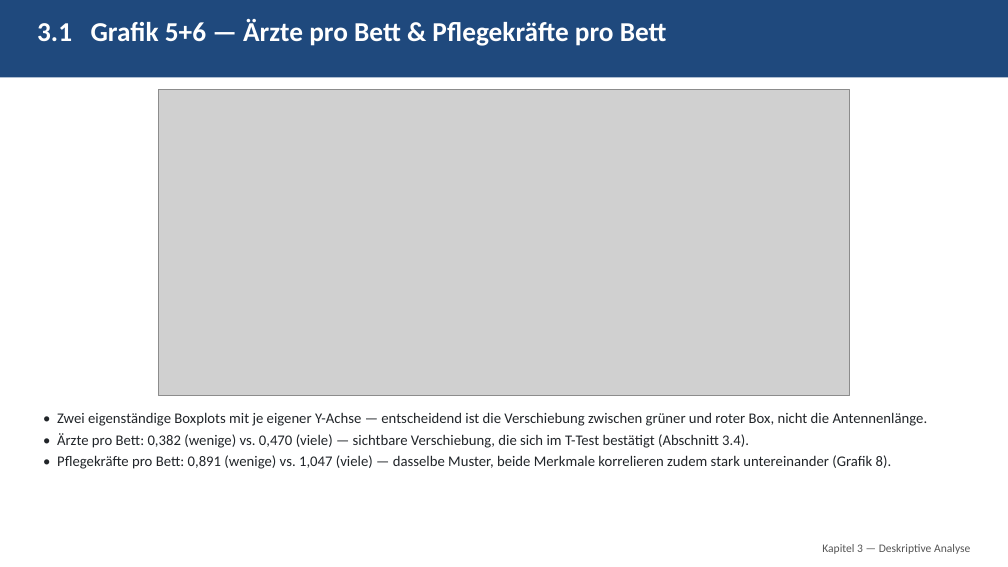
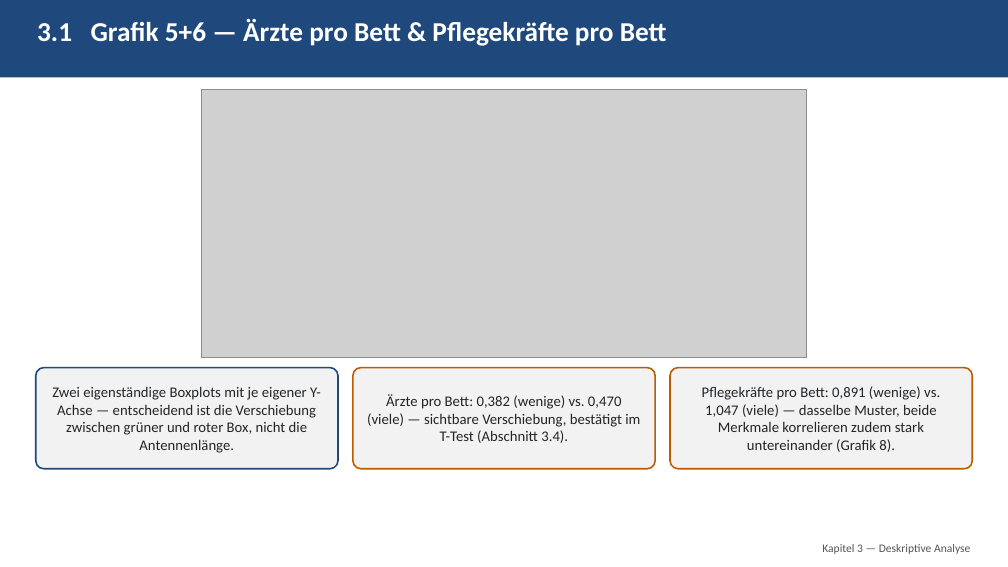
Before and after one commit to eufunk/Qualitaets_Muster_Finder, a slide deck: slide 15 of Doku/PPT/Projektbegleitende_Praesentation.pptx (slide 17 before the commit). Drawn at 1008x567 pixels with LibreOffice and Linux fonts; fonts in the diff are those of the drawing; grey boxes stand for pictures. Boxes give left, top, right and bottom in pixels: in the first picture for what was removed or moved away, otherwise in the second. Text is boxed around its words. In the diff, an @@ line names an element or a change of style, - is before the commit and + after.

```diff
--- a/Doku/PPT/Projektbegleitende_Praesentation.pptx
+++ b/Doku/PPT/Projektbegleitende_Praesentation.pptx
@@ picture: place and size @@
-picture at [158, 89, 850, 396]
+picture at [202, 89, 807, 357]
@@ rounded rectangle "Zwei eigenständige Boxplots mit je ...": place and size @@
-rounded rectangle "Zwei eigenständige Boxplots mit je ..." at [57, 412, 928, 469]
+rounded rectangle "Zwei eigenständige Boxplots mit je ..." at [36, 368, 338, 469]
@@ rounded rectangle "Zwei eigenständige Boxplots mit je ..." at [36, 368, 338, 469]: vertical alignment top to middle; fill none to #F2F2F2; outline none to #1F497D 1.5 pt @@
@@ text in rounded rectangle at [52, 386, 321, 453]: text changed @@
-• Zwei eigenständige Boxplots mit je eigener Y-Achse — entscheidend ist die Verschiebung zwischen grüner und roter Box, nicht die Antennenlänge.
-• Ärzte pro Bett: 0,382 (wenige) vs. 0,470 (viele) — sichtbare Verschiebung, die sich im T-Test bestätigt (Abschnitt 3.4).
-• Pflegekräfte pro Bett: 0,891 (wenige) vs. 1,047 (viele) — dasselbe Muster, beide Merkmale korrelieren zudem stark untereinander (Grafik 8).
+Zwei eigenständige Boxplots mit je eigener Y-Achse — entscheidend ist die Verschiebung zwischen grüner und roter Box, nicht die Antennenlänge.
@@ rounded rectangle added at [353, 368, 656, 469], fill #F2F2F2, outline #BF5A00 1.5 pt, 14 pt, text #212529 @@
+Ärzte pro Bett: 0,382 (wenige) vs. 0,470 (viele) — sichtbare Verschiebung, bestätigt im T-Test (Abschnitt 3.4).
@@ rounded rectangle added at [670, 368, 972, 469], fill #F2F2F2, outline #BF5A00 1.5 pt, 14 pt, text #212529 @@
+Pflegekräfte pro Bett: 0,891 (wenige) vs. 1,047 (viele) — dasselbe Muster, beide Merkmale korrelieren zudem stark untereinander (Grafik 8).
```
Also in this commit, not shown: 25 other slides changed, 8 slides removed, 28 other files.
